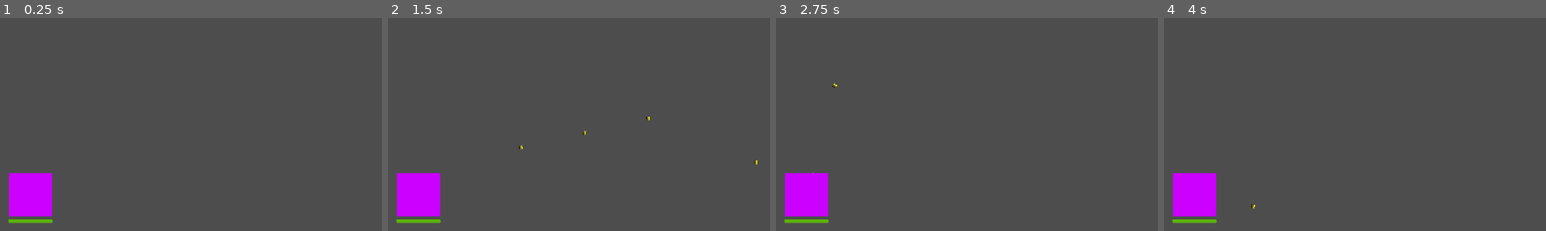
Above: before the commit, frames 1-4 (left to right).
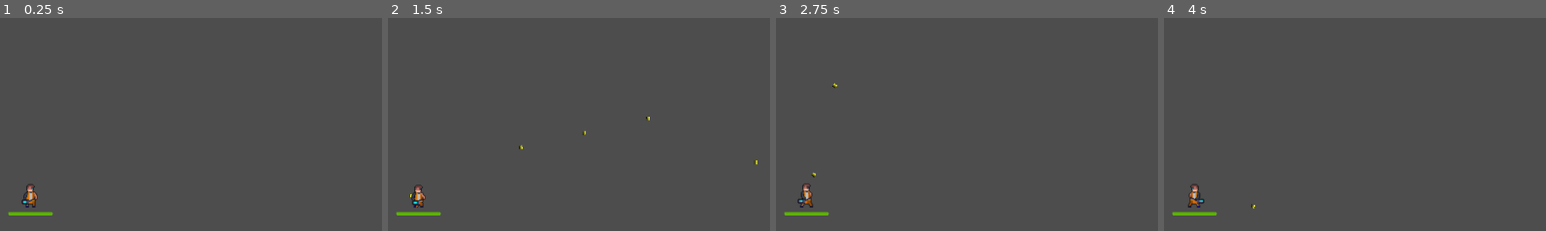
Above: after the commit, the same moments.

Repository: Clique33/Gamelab-Cipher-Labs
Game: Godot game, scene res://GameCore/Scenes/World.tscn
Same seed, same stepped clock (60 frames per second), same inputs: the game is played once before the commit and once after it.
Inputs (mouse positions are % of the whole screen's width and height, from its top left):
- Up to frame 1 (0.25 s): no input
- Up to frame 2 (1.5 s): tap Enter at 0.5 s; move the mouse to (72, 46) at 0.52 s; hold D (move_right) 0.53-1.28 s; click (72, 46) at 0.6 s; tap Space at 1.25 s; move the mouse to (30, 56) at 1.27 s; hold S (move_down) from 1.28 s (still down); click (30, 56) at 1.35 s
- Up to frame 3 (2.75 s): move the mouse to (60, 29) at 2.02 s; release S (move_down) at 2.03 s; hold D (move_right) from 2.03 s (still down); click (60, 29) at 2.1 s
- Up to frame 4 (4 s): tap Enter at 2.75 s; move the mouse to (45, 71) at 2.77 s; release D (move_right) at 2.78 s; hold W (move_up) 2.78-3.53 s; click (45, 71) at 2.85 s; tap Space at 3.5 s; move the mouse to (80, 66) at 3.52 s; hold A (move_left) from 3.53 s (still down); click (80, 66) at 3.6 s
The pictures show only the part of the screen within x 46-96%, y 10-59%; the shares and areas given below are measured in that part.

The runs differ from the first frame. In frame 1, 2.6% of the frame differs, in the area x 2-14%, y 72-97%; in frame 2, 2.6%; in frame 3, 2.6%; in frame 4, 2.6%.

Commit message:
feat: adiciona sprites e animações ao player
- Adiciona AnimatedSprite2D com 4 animações (idle, run, death, hurt)
- Animação muda baseado no movimento
- Sprite vira (flip_h) baseado na direção
- Ajusta Z-Index para renderização correta
- Animação de morte toca antes de esconder o player

Diff:
--- a/GameCore/Scenes/Player.tscn
+++ b/GameCore/Scenes/Player.tscn
@@ -1,38 +1,232 @@
-[gd_scene load_steps=8 format=3 uid="uid://k74vmnv4fgrc"]
+[gd_scene load_steps=36 format=3 uid="uid://k74vmnv4fgrc"]
 
 [ext_resource type="Script" uid="uid://c5wodwrcs5bcb" path="res://GameCore/Scripts/Player.gd" id="1"]
 [ext_resource type="PackedScene" uid="uid://bl1ogqah5f4xc" path="res://HealthSystem/HealthComponent.tscn" id="2"]
 [ext_resource type="Resource" uid="uid://bsdog3vykel64" path="res://GameCore/Resources/PlayerHealth.tres" id="3"]
-
-[sub_resource type="Gradient" id="Gradient_bxrbu"]
-offsets = PackedFloat32Array(1)
-colors = PackedColorArray(1, 0, 1, 1)
-
-[sub_resource type="GradientTexture2D" id="GradientTexture2D_yrc16"]
-gradient = SubResource("Gradient_bxrbu")
-
-[sub_resource type="RectangleShape2D" id="RectangleShape2D_bxrbu"]
-size = Vector2(64, 64)
+[ext_resource type="Texture2D" uid="uid://bgdh6kpxnyrtf" path="res://GameCore/Sprites/Player/cyber prisoner death-Sheet.png" id="4_2nwk4"]
+[ext_resource type="Texture2D" uid="uid://futhb8alpqq7" path="res://GameCore/Sprites/Player/cyber prisoner hurt-Sheet.png" id="5_bqdxh"]
+[ext_resource type="Texture2D" uid="uid://fuxudp0hf0ae" path="res://GameCore/Sprites/Player/cyber prisoner idle-Sheet.png" id="6_6qtcc"]
+[ext_resource type="Texture2D" uid="uid://dcj6fkqp6pvl3" path="res://GameCore/Sprites/Player/cyber prisoner run cycle-Sheet.png" id="7_o64p3"]
+
+[sub_resource type="AtlasTexture" id="AtlasTexture_c3xlh"]
+atlas = ExtResource("4_2nwk4")
+region = Rect2(0, 0, 32, 32)
+
+[sub_resource type="AtlasTexture" id="AtlasTexture_8hjdk"]
+atlas = ExtResource("4_2nwk4")
+region = Rect2(32, 0, 32, 32)
+
+[sub_resource type="AtlasTexture" id="AtlasTexture_vwkl1"]
+atlas = ExtResource("4_2nwk4")
+region = Rect2(64, 0, 32, 32)
+
+[sub_resource type="AtlasTexture" id="AtlasTexture_yewc6"]
+atlas = ExtResource("4_2nwk4")
+region = Rect2(96, 0, 32, 32)
+
+[sub_resource type="AtlasTexture" id="AtlasTexture_f885a"]
+atlas = ExtResource("4_2nwk4")
+region = Rect2(128, 0, 32, 32)
+
+[sub_resource type="AtlasTexture" id="AtlasTexture_wke4j"]
+atlas = ExtResource("4_2nwk4")
+region = Rect2(160, 0, 32, 32)
+
+[sub_resource type="AtlasTexture" id="AtlasTexture_7ykcm"]
+atlas = ExtResource("5_bqdxh")
+region = Rect2(0, 0, 32, 32)
+
+[sub_resource type="AtlasTexture" id="AtlasTexture_7kcgs"]
+atlas = ExtResource("5_bqdxh")
+region = Rect2(32, 0, 32, 32)
+
+[sub_resource type="AtlasTexture" id="AtlasTexture_4uih6"]
+atlas = ExtResource("5_bqdxh")
+region = Rect2(64, 0, 32, 32)
+
+[sub_resource type="AtlasTexture" id="AtlasTexture_pxcym"]
+atlas = ExtResource("6_6qtcc")
+region = Rect2(0, 0, 32, 32)
+
+[sub_resource type="AtlasTexture" id="AtlasTexture_ddx31"]
+atlas = ExtResource("6_6qtcc")
+region = Rect2(32, 0, 32, 32)
+
+[sub_resource type="AtlasTexture" id="AtlasTexture_wuxgw"]
+atlas = ExtResource("6_6qtcc")
+region = Rect2(64, 0, 32, 32)
+
+[sub_resource type="AtlasTexture" id="AtlasTexture_3j6vv"]
+atlas = ExtResource("6_6qtcc")
+region = Rect2(96, 0, 32, 32)
+
+[sub_resource type="AtlasTexture" id="AtlasTexture_mpi36"]
+atlas = ExtResource("6_6qtcc")
+region = Rect2(128, 0, 32, 32)
+
+[sub_resource type="AtlasTexture" id="AtlasTexture_ejf7h"]
+atlas = ExtResource("6_6qtcc")
+region = Rect2(160, 0, 32, 32)
+
+[sub_resource type="AtlasTexture" id="AtlasTexture_abwwb"]
+atlas = ExtResource("6_6qtcc")
+region = Rect2(192, 0, 32, 32)
+
+[sub_resource type="AtlasTexture" id="AtlasTexture_3ks50"]
+atlas = ExtResource("6_6qtcc")
+region = Rect2(224, 0, 32, 32)
+
+[sub_resource type="AtlasTexture" id="AtlasTexture_axm5p"]
+atlas = ExtResource("7_o64p3")
+region = Rect2(0, 0, 32, 32)
+
+[sub_resource type="AtlasTexture" id="AtlasTexture_pm7c3"]
+atlas = ExtResource("7_o64p3")
+region = Rect2(32, 0, 32, 32)
+
+[sub_resource type="AtlasTexture" id="AtlasTexture_cl06x"]
+atlas = ExtResource("7_o64p3")
+region = Rect2(64, 0, 32, 32)
+
+[sub_resource type="AtlasTexture" id="AtlasTexture_nok2i"]
+atlas = ExtResource("7_o64p3")
+region = Rect2(96, 0, 32, 32)
+
+[sub_resource type="AtlasTexture" id="AtlasTexture_kk2yo"]
+atlas = ExtResource("7_o64p3")
+region = Rect2(128, 0, 32, 32)
+
+[sub_resource type="AtlasTexture" id="AtlasTexture_wg10y"]
+atlas = ExtResource("7_o64p3")
+region = Rect2(160, 0, 32, 32)
+
+[sub_resource type="AtlasTexture" id="AtlasTexture_bflcl"]
+atlas = ExtResource("7_o64p3")
+region = Rect2(192, 0, 32, 32)
+
+[sub_resource type="AtlasTexture" id="AtlasTexture_c5irk"]
+atlas = ExtResource("7_o64p3")
+region = Rect2(224, 0, 32, 32)
+
+[sub_resource type="SpriteFrames" id="SpriteFrames_yop7e"]
+animations = [{
+"frames": [{
+"duration": 1.0,
+"texture": SubResource("AtlasTexture_c3xlh")
+}, {
+"duration": 1.0,
+"texture": SubResource("AtlasTexture_8hjdk")
+}, {
+"duration": 1.0,
+"texture": SubResource("AtlasTexture_vwkl1")
+}, {
+"duration": 1.0,
+"texture": SubResource("AtlasTexture_yewc6")
+}, {
+"duration": 1.0,
+"texture": SubResource("AtlasTexture_f885a")
+}, {
+"duration": 1.0,
+"texture": SubResource("AtlasTexture_wke4j")
+}],
+"loop": false,
+"name": &"death",
+"speed": 10.0
+}, {
+"frames": [{
+"duration": 1.0,
+"texture": SubResource("AtlasTexture_7ykcm")
+}, {
+"duration": 1.0,
+"texture": SubResource("AtlasTexture_7kcgs")
+}, {
+"duration": 1.0,
+"texture": SubResource("AtlasTexture_4uih6")
+}],
+"loop": false,
+"name": &"hurt",
+"speed": 10.0
+}, {
+"frames": [{
+"duration": 1.0,
+"texture": SubResource("AtlasTexture_pxcym")
+}, {
+"duration": 1.0,
+"texture": SubResource("AtlasTexture_ddx31")
+}, {
+"duration": 1.0,
+"texture": SubResource("AtlasTexture_wuxgw")
+}, {
+"duration": 1.0,
+"texture": SubResource("AtlasTexture_3j6vv")
+}, {
+"duration": 1.0,
+"texture": SubResource("AtlasTexture_mpi36")
+}, {
+"duration": 1.0,
+"texture": SubResource("AtlasTexture_ejf7h")
+}, {
+"duration": 1.0,
+"texture": SubResource("AtlasTexture_abwwb")
+}, {
+"duration": 1.0,
+"texture": SubResource("AtlasTexture_3ks50")
+}],
+"loop": true,
+"name": &"idle",
+"speed": 10.0
+}, {
+"frames": [{
+"duration": 1.0,
+"texture": SubResource("AtlasTexture_axm5p")
+}, {
+"duration": 1.0,
+"texture": SubResource("AtlasTexture_pm7c3")
+}, {
+"duration": 1.0,
+"texture": SubResource("AtlasTexture_cl06x")
+}, {
+"duration": 1.0,
+"texture": SubResource("AtlasTexture_nok2i")
+}, {
+"duration": 1.0,
+"texture": SubResource("AtlasTexture_kk2yo")
+}, {
+"duration": 1.0,
+"texture": SubResource("AtlasTexture_wg10y")
+}, {
+"duration": 1.0,
+"texture": SubResource("AtlasTexture_bflcl")
+}, {
+"duration": 1.0,
+"texture": SubResource("AtlasTexture_c5irk")
+}],
+"loop": true,
+"name": &"run",
+"speed": 14.0
+}]
 
 [sub_resource type="RectangleShape2D" id="RectangleShape2D_yrc16"]
 size = Vector2(64, 64)
 
+[sub_resource type="CapsuleShape2D" id="CapsuleShape2D_ipu7s"]
+height = 38.0
+
 [node name="Player" type="CharacterBody2D"]
-z_index = 10
+z_index = 1
 collision_mask = 16
 script = ExtResource("1")
 
-[node name="Sprite" type="Sprite2D" parent="."]
-modulate = Color(0.8, 0.8, 1, 1)
-texture = SubResource("GradientTexture2D_yrc16")
+[node name="AnimatedSprite2D" type="AnimatedSprite2D" parent="."]
+scale = Vector2(1.2, 1.2)
+sprite_frames = SubResource("SpriteFrames_yop7e")
+animation = &"run"
+frame_progress = 0.700768
 
 [node name="Health" parent="." instance=ExtResource("2")]
-position = Vector2(-33, 37)
+position = Vector2(-33, 26)
 scale = Vector2(0.255, 0.255)
 initial_status = ExtResource("3")
-
-[node name="CollisionShape2D" type="CollisionShape2D" parent="."]
-shape = SubResource("RectangleShape2D_bxrbu")
 
 [node name="Blocker" type="StaticBody2D" parent="."]
 collision_layer = 8
@@ -40,3 +234,7 @@
 
 [node name="BlockerShape" type="CollisionShape2D" parent="Blocker"]
 shape = SubResource("RectangleShape2D_yrc16")
+
+[node name="CollisionShape2D" type="CollisionShape2D" parent="."]
+position = Vector2(0, 2)
+shape = SubResource("CapsuleShape2D_ipu7s")
--- a/GameCore/Scripts/Player.gd
+++ b/GameCore/Scripts/Player.gd
@@ -8,7 +8,7 @@
 var _input_vec: Vector2 = Vector2.ZERO
 @onready var health_node: HealthComponent = $Health
 @onready var experience_node: ExperienceComponent = $ExperienceComponent
-@onready var sprite: Sprite2D = $Sprite
+@onready var animated_sprite: AnimatedSprite2D = $AnimatedSprite2D
 var _fire_elapsed: float = 0.0
 
 signal player_died
@@ -33,11 +33,24 @@
 	velocity = _input_vec * move_speed
 	move_and_slide()
 
+	# Atualiza animação baseado no movimento
+	_update_animation()
+
 	# Disparo automático
 	_fire_elapsed += delta
 	if _fire_elapsed >= fire_interval:
 		_fire_elapsed = 0.0
 		_shoot()
+
+func _update_animation() -> void:
+	# Se está se movendo, toca "run", senão "idle"
+	if _input_vec.length() > 0.1:
+		animated_sprite.play("run")
+		# Flip horizontal baseado na direção
+		if _input_vec.x != 0:
+			animated_sprite.flip_h = _input_vec.x < 0
+	else:
+		animated_sprite.play("idle")
 
 func _shoot() -> void:
 	if projectile_scene == null:
@@ -90,12 +103,19 @@
 	die()
 
 func die() -> void:
-	# Desativa física/entrada e colisões do player, e emite um evento
+	# Desativa física/entrada e colisões do player
 	set_process(false)
 	set_physics_process(false)
 	collision_layer = 0
 	collision_mask = 0
+
+	# Toca animação de morte
+	animated_sprite.play("death")
+
+	# Espera a animação terminar antes de esconder
+	await animated_sprite.animation_finished
 	visible = false
+
 	player_died.emit()
 
 func add_experience(amount: int) -> void:
Binary file added: GameCore/Sprites/Player/cyber prisoner death-Sheet.png
Not shown, added: GameCore/Sprites/Player/cyber prisoner death-Sheet.png.import
Binary file added: GameCore/Sprites/Player/cyber prisoner hurt-Sheet.png
Not shown, added: GameCore/Sprites/Player/cyber prisoner hurt-Sheet.png.import
Binary file added: GameCore/Sprites/Player/cyber prisoner idle-Sheet.png
Not shown, added: GameCore/Sprites/Player/cyber prisoner idle-Sheet.png.import
Binary file added: GameCore/Sprites/Player/cyber prisoner run cycle-Sheet.png
Not shown, added: GameCore/Sprites/Player/cyber prisoner run cycle-Sheet.png.import
